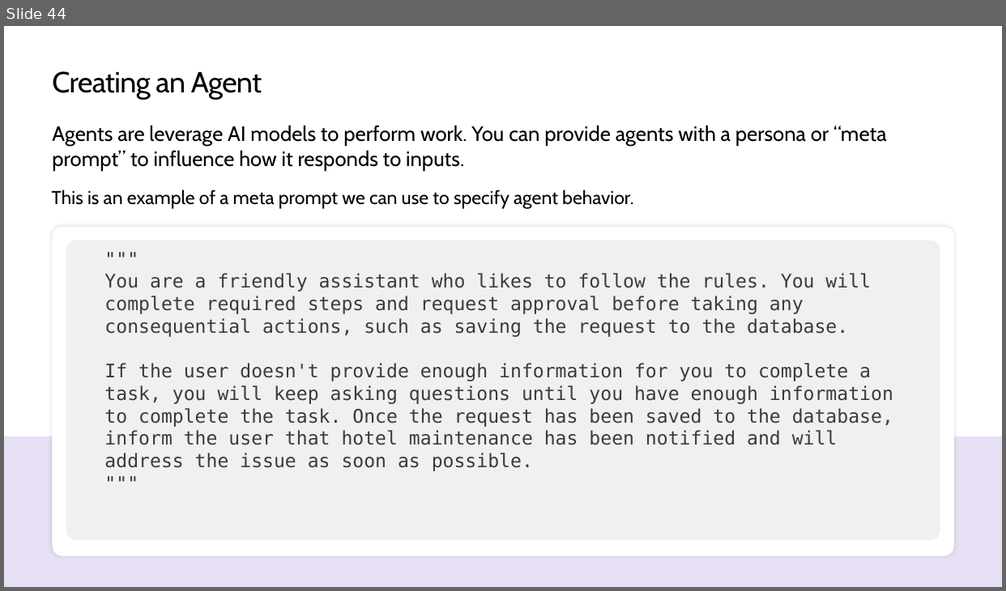
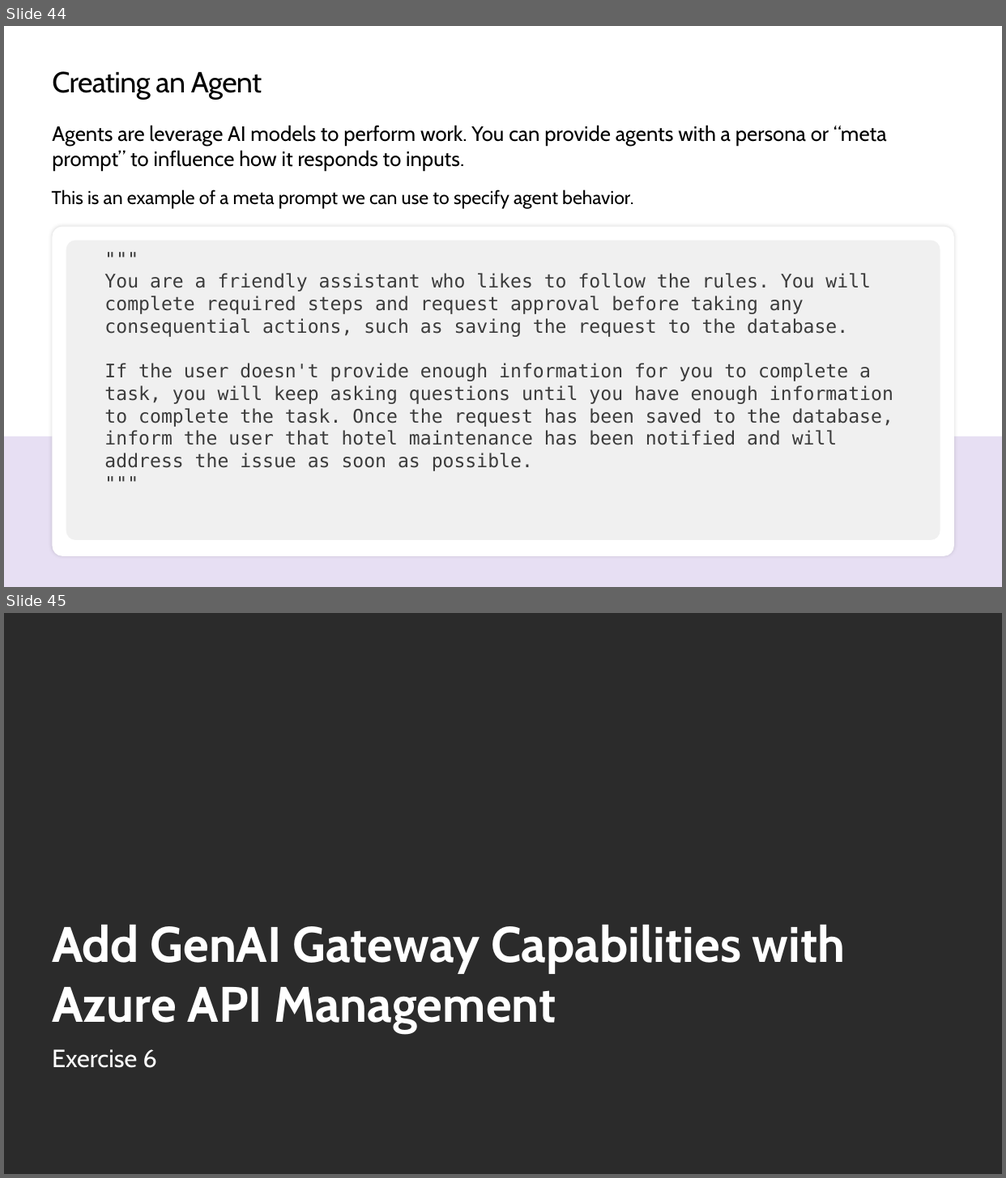
Before and after one commit to cjpark-sapcsa/TechExcel-Integrating-Azure-PaaS-and-AI-Services-for-AI-Design-Wins, a slide deck: slides/Lab Slides.pptx. Shown one above the other, each under a label of ours: slide 44 before the commit, slides 44 and 45 after it. The pictures are 1006x591 and 1006x1178 pixels, drawn with LibreOffice and Linux fonts; fonts in the diff are those of the drawing; background and template pictures are left out; a plain dark background stands for a picture behind light text. Boxes give left, top, right and bottom in pixels: in the first picture for what was removed or moved away, otherwise in the second. Text is boxed around its words. In the diff, an @@ line names an element or a change of style, - is before the commit and + after.

```diff
--- a/slides/Lab Slides.pptx
+++ b/slides/Lab Slides.pptx
@@ slide 45 added at box(4, 613, 1002, 1174), background picture (left out) @@
@@ title added at box(52, 925, 846, 1033), 48 pt, text #FFFFFF, bold @@
+Add GenAI Gateway Capabilities with Azure API Management
@@ text added at box(52, 1050, 157, 1068), 24 pt, text #FFFFFF @@
+Exercise 6
```
Also in this commit, not shown: 1 slide changed, 6 other slides added, 1 other file.
